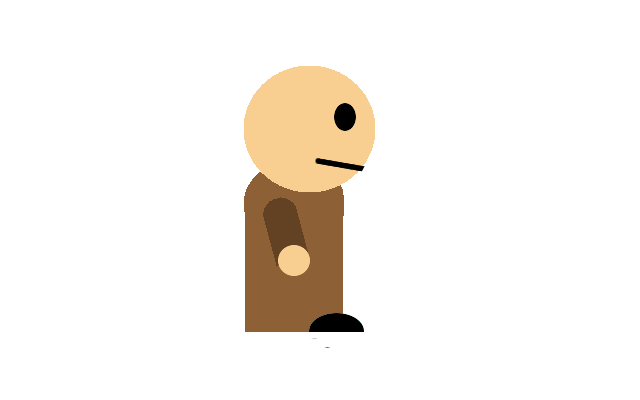
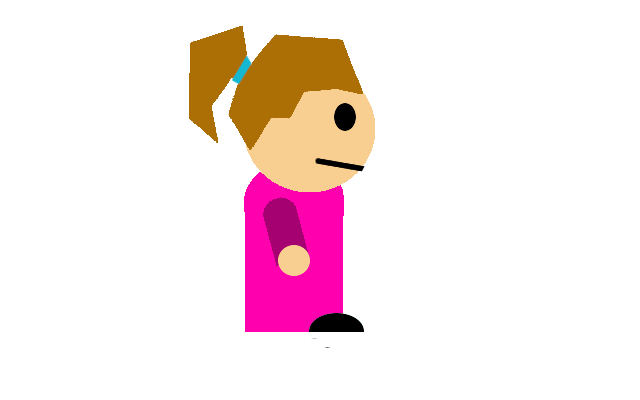
Layers edited between the first and the second 640 × 400 image:
added layer "Pasted Layer" above "face" over [188,26,363,150]
painted on "arm" over [263,197,309,266]
painted on "body" over [244,172,344,332]
